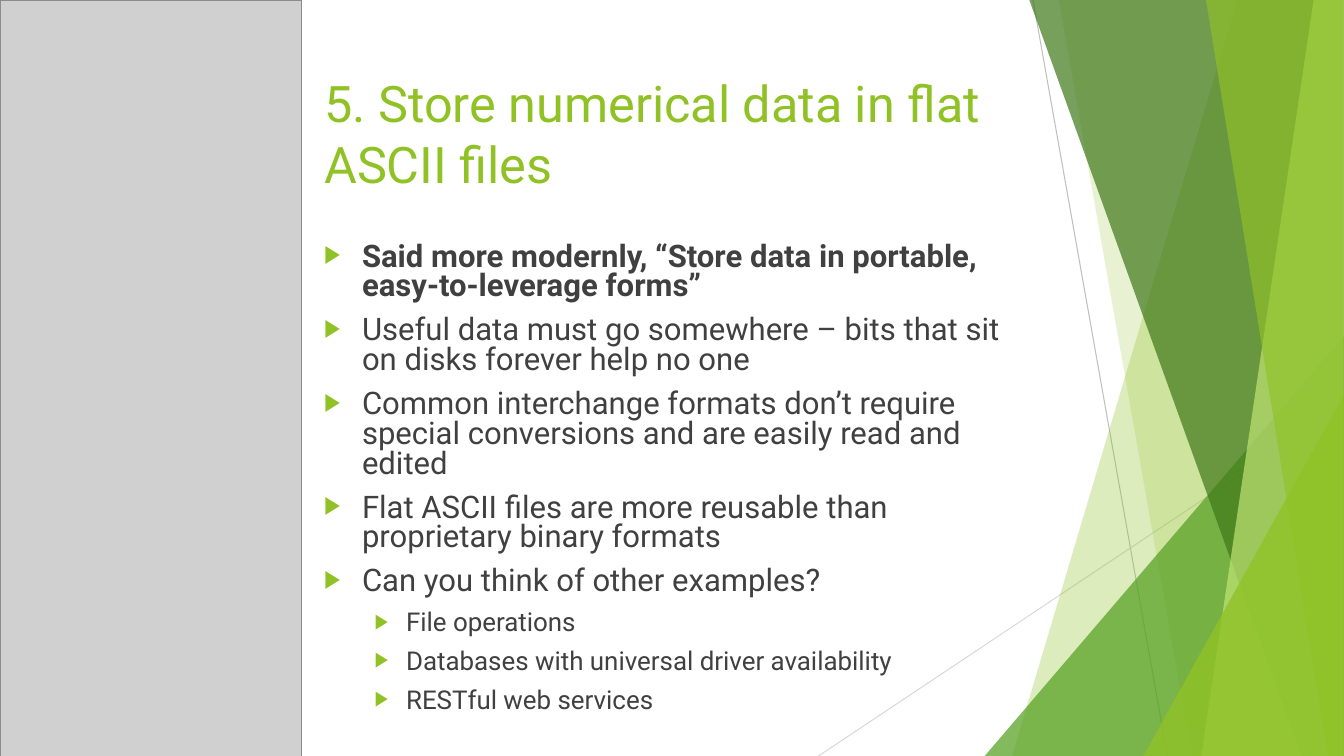
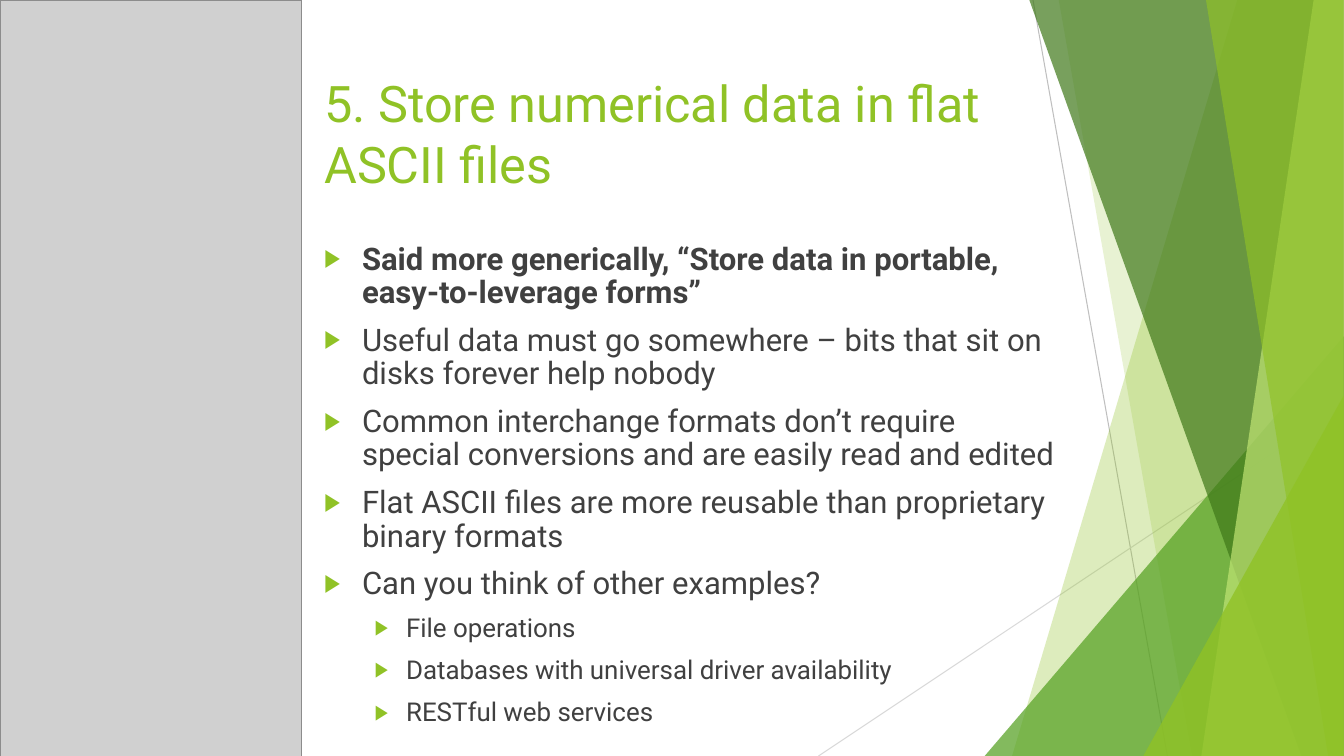
Before and after one commit to rudderfeet/the-unix-philosophy, a slide deck: slide 11 of The Unix Philosophy.pptx. Drawn at 1344x756 pixels with LibreOffice and Linux fonts; fonts in the diff are those of the drawing; grey boxes stand for pictures. Boxes give left, top, right and bottom in pixels: in the first picture for what was removed or moved away, otherwise in the second. Text is boxed around its words. In the diff, an @@ line names an element or a change of style, - is before the commit and + after.

Commit message:
Updated with additional examples

```diff
--- a/The Unix Philosophy.pptx
+++ b/The Unix Philosophy.pptx
@@ text at box(362, 246, 1042, 391): text changed @@
-▶ Said more modernly, “Store data in portable, easy-to-leverage forms”
-▶ Useful data must go somewhere – bits that sit on disks forever help no one
+▶ Said more generically, “Store data in portable, easy-to-leverage forms”
+▶ Useful data must go somewhere – bits that sit on disks forever help nobody
@@ text at box(362, 408, 1054, 722): line spacing 0.8 to 0.9 @@
```
Also in this commit, not shown: 10 other slides changed.
